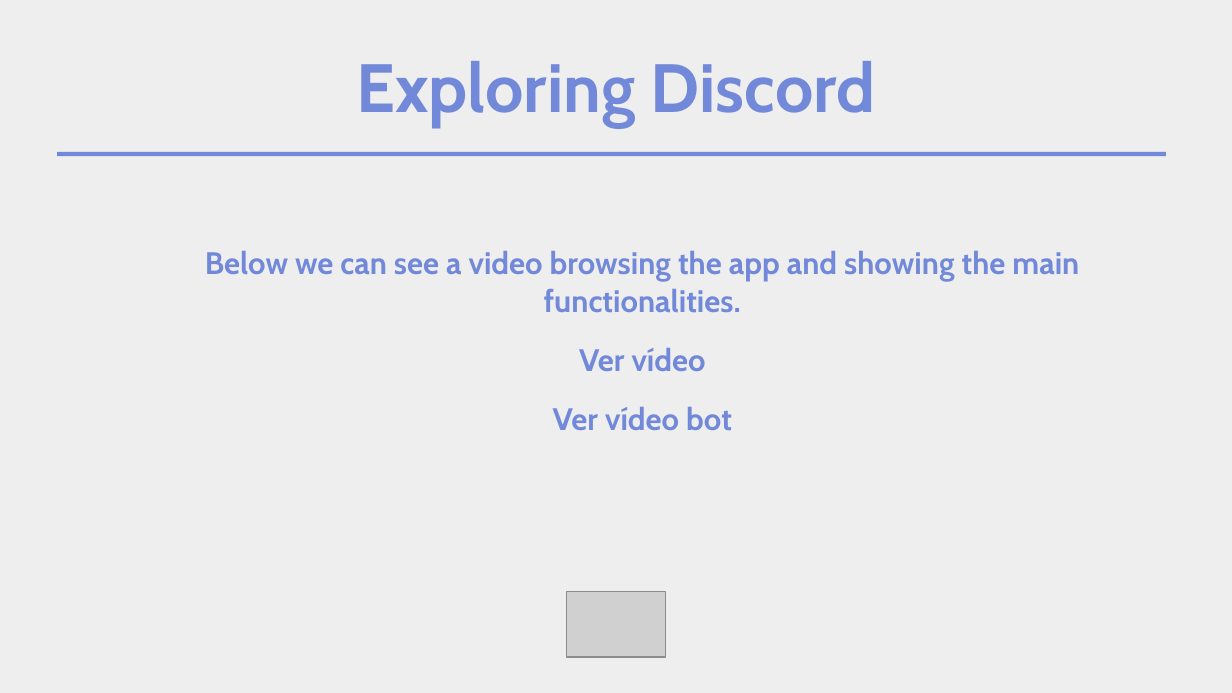
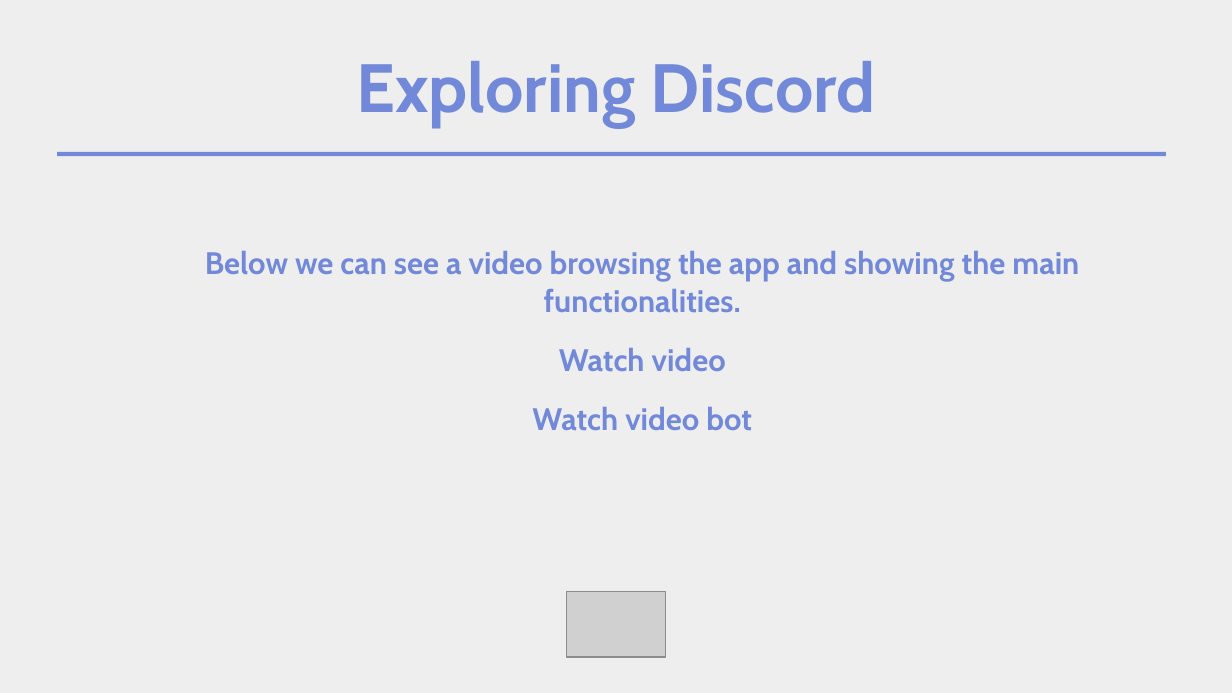
Before and after one commit to AntonTorres/IN2_2425, a slide deck: slide 11 of 2EV/Discord.odp. Drawn at 1232x693 pixels with LibreOffice and Linux fonts; fonts in the diff are those of the drawing; grey boxes stand for pictures. Boxes give left, top, right and bottom in pixels: in the first picture for what was removed or moved away, otherwise in the second. Text is boxed around its words. In the diff, an @@ line names an element or a change of style, - is before the commit and + after.

Commit message:
Pequeña modificación texto

```diff
--- a/2EV/Discord.odp
+++ b/2EV/Discord.odp
@@ text at <box>532,348,752,430</box>: text changed @@
-Ver vídeo
-Ver vídeo bot
+Watch video
+Watch video bot
```
